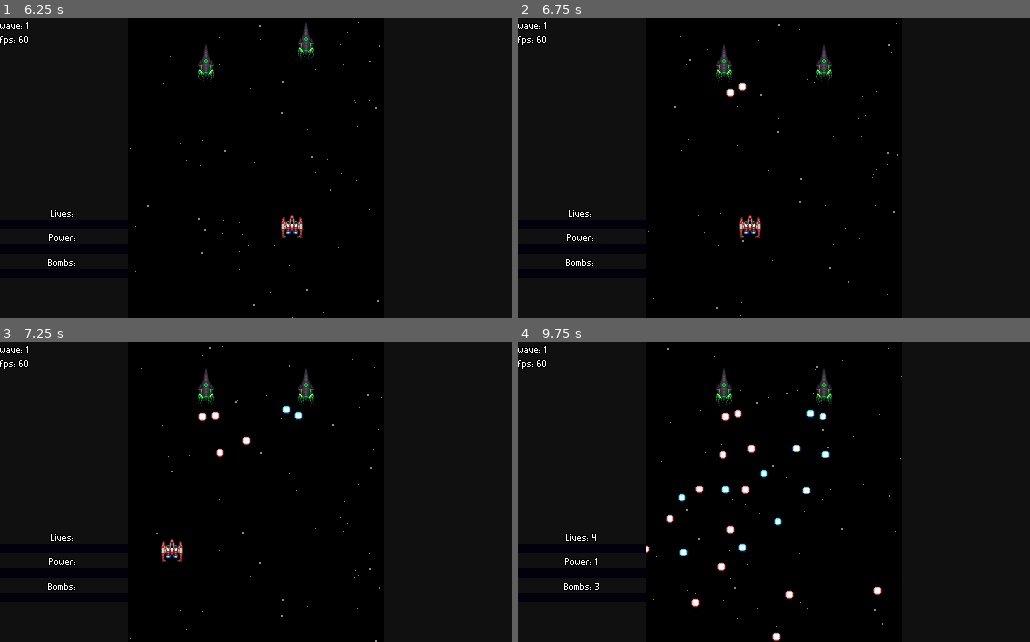
Above: before the commit, frames 1-4 (two rows, left to right).
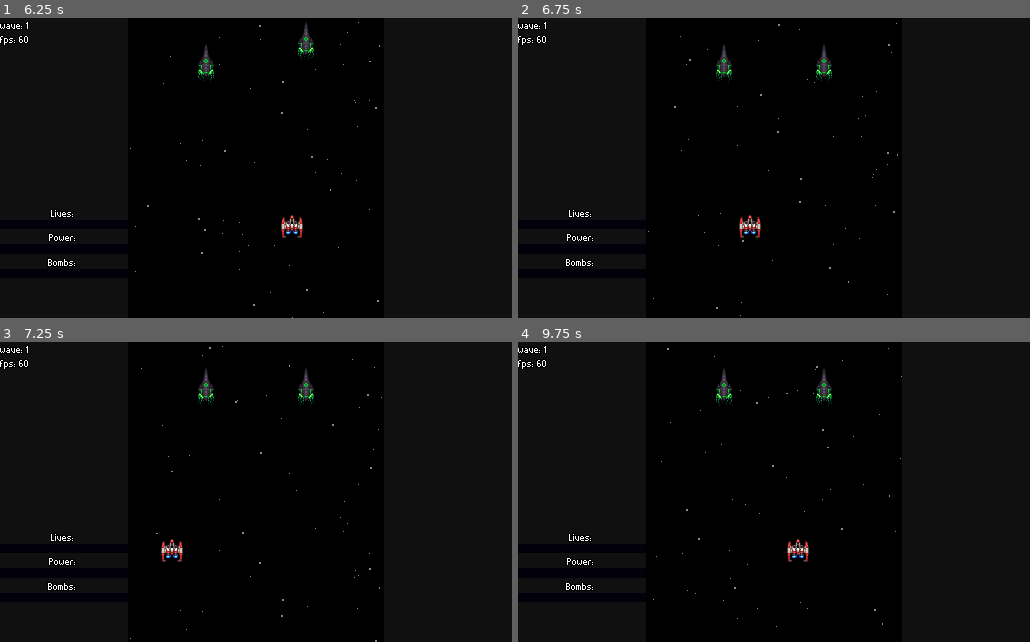
Above: after the commit, the same moments.

Repository: rockrick1/galaxy-stride
Game: Godot game, scene res://menus/main_menu.tscn
The game is run twice, just before and just after one commit, with the same random seed, the same clock (stepped at 60 frames per second) and the same inputs.
Inputs (mouse positions are in pixels of both pictures, inside the frame that each line leads up to):
- Up to frame 1 (6.25 s): click "New Game" at 0.5 s; click "New Game" at 1.25 s; move the mouse to (368, 153) at 2.02 s; hold Right (ui_right) 2.03-2.75 s; click (230, 138) at 2.75 s; move the mouse to (153, 183) at 3.52 s; hold Down (ui_down) 3.53-4.28 s; tap Enter at 4.25 s; move the mouse to (307, 102) at 4.27 s; hold Right (ui_right) 4.28-5.03 s; move the mouse to (230, 228) at 5.02 s; hold Up (ui_up) 5.03-5.78 s; move the mouse to (409, 213) at 5.77 s; hold Left (ui_left) from 5.78 s (still down)
- Up to frame 2 (6.75 s): keep holding Left (ui_left); move the mouse to (620, 123) at 6.52 s
- Up to frame 3 (7.25 s): keep holding Left (ui_left)
- Up to frame 4 (9.75 s): move the mouse to (799, 492) at 7.27 s; release Left (ui_left) at 7.28 s; hold Down (ui_down) 7.28-8.03 s; move the mouse to (697, 417) at 8.02 s; hold Right (ui_right) 8.03-8.78 s; move the mouse to (886, 477) at 8.77 s; hold Up (ui_up) 8.78-9.53 s; move the mouse to (671, 507) at 9.52 s; hold Right (ui_right) from 9.53 s (still down)

Frame 1 is identical in both runs. In frame 2, less than 0.1% of the frame differs, in the area x 40-45%, y 21-27%; in frame 3, 0.2%; in frame 4, 1.3%, in the area x 8-72%, y 22-100%.
Error after the commit: Invalid call. Nonexistent function 'get_size' in base 'Nil'. (res://characters/bullet_generator.gd:283)

Commit message:
initial refactor code

Diff:
--- a/characters/bullet_generator.gd
+++ b/characters/bullet_generator.gd
@@ -12,6 +12,15 @@
 var modul = false
 
 var active_projectiles = []
+
+# Variables to be used in bullet spawning
+onready var origin := get_node("Center") as Position2D
+onready var shared_area := get_node("SharedArea") as Area2D
+
+# The array of live bullets in this generator
+var bullets : Array = []
+
+export (Image) var bullet_image
 
 """
 Variables: {
@@ -93,7 +102,7 @@
 
 
 # Sets the patterns parameters
-func set_params(params, proj_type, start_delay):
+func set_params(params, _proj_type, _start_delay):
 	self.proj_type = proj_type
 	self.start_delay = start_delay
 	$StartTimer.wait_time = start_delay
@@ -144,7 +153,7 @@
 	$FireRate.wait_time = 1/float(fire_rate * modifier)
 
 
-func set_spin_speed(speed, modifier):
+func set_spin_speed(speed, _modifier):
 	base_spin_speed = speed
 	spin_speed = speed
 
@@ -191,21 +200,100 @@
 		Tween.TRANS_QUAD, Tween.EASE_IN_OUT)
 		$SpinSpeed.start()
 
+
+func update_diff(overall_diff):
+	"""
+	Currently moddable attributes are:
+		fire rate
+		bullet speed
+		bullets per array
+	"""
+
+	if overall_diff > 1:
+		mod_bullet_speed = pow(overall_diff, 0.0503) - 1
+		if overall_diff < 200:
+			mod_bullet_speed = mod_bullet_speed / pow(200/overall_diff, 0.7)
+
+		mod_spin_speed = 1
+		set_spin_speed(base_spin_speed, mod_spin_speed)
+
+		mod_fire_rate = (log(overall_diff) / log(10)) / 2
+		if mod_fire_rate <= 1:
+			mod_fire_rate = 1
+		set_fire_rate(fire_rate, mod_fire_rate)
+
+	if overall_diff < 300:
+		mod_bullets_per_array = 0
+	else:
+		mod_bullets_per_array = 1
+
+
+# Register a new bullet in the array
+func spawn_bullet(i_movement: Vector2, speed: float) -> void:
+
+	# Create the bullet instance
+	var bullet : Bullet = Bullet.new()
+	bullet.movement_vector = i_movement
+	bullet.speed = speed
+	bullet.current_position = origin.position
+
+	# Configure its collision
+	_create_bullet_collision(bullet)
+
+	# Register to the array
+	bullets.append(bullet)
+
+
+################################################################################
+
+
+func _on_FireRate_timeout():
+	can_shoot = true
+
+
+func _on_LifeTimer_timeout():
+	die()
+
+
+func die():
+	queue_free()
+
+
+func _on_StartTimer_timeout():
+	print("SOU UM GENERATOR, VOU COMEÇAR, COM LICENÇA " + proj_type)
+	start()
+
+
+func _create_bullet_collision(bullet: Bullet) -> void:
+	# Step 1
+	var used_transform := Transform2D(0, position)
+	used_transform.origin = bullet.current_position
+
+	# Step 2
+	var _circle_shape = Physics2DServer.circle_shape_create()
+	Physics2DServer.shape_set_data(_circle_shape, 8)
+	# Add the shape to the shared area
+	Physics2DServer.area_add_shape(shared_area.get_rid(), _circle_shape, used_transform)
+
+	# Step 3
+	bullet.shape_id = _circle_shape
+
+
+func _draw() -> void:
+	var offset = bullet_image.get_size() / 2.0
+	for i in range(0, bullets.size()):
+		var bullet = bullets[i]
+		draw_texture(
+			bullet_image,
+			bullet.current_position - offset
+		)
+
+
 func _process(delta):
-#	print(get_name(), ': ', spin_speed, ' ', base_spin_speed)
-#	print(get_name(), ': ', base_spin_speed,': ', current_rotation, ' -> ', fmod(current_rotation + spin_speed*delta, 360))
-#	print(get_name(), ': ', spin_speed)
 	current_rotation = fmod(current_rotation + (spin_speed * mod_spin_speed)*delta, 360)
 	if spin_variation != 0:
 		change_current_spin_speed()
-#	print(spin_speed)
-
-#	if DEBUG:
-#		print(get_name(), ': ', $FireRate.wait_time, ' ')
-#	if current_rotation > 360 or current_rotation :
-#		current_rotation -= 360
 	if shooting and can_shoot:
-#		print(get_name(), ': ', spin_speed, ' ', base_spin_speed)
 		can_shoot = false
 		$FireRate.start()
 
@@ -244,51 +332,40 @@
 				proj_instance.generator = self
 				proj_instance.speed = bullet_speed + mod_bullet_speed
 				proj_instance.set_life(bullet_life)
-#				proj_instance.get_node("Sprite").set_self_modulate(bullet_color)
+				# proj_instance.get_node("Sprite").set_self_modulate(bullet_color)
 				stage.add_child_below_node(character, proj_instance)
 
 			start_angle += total_array_spread
 
 
-func update_diff(overall_diff):
-	"""
-	Currently moddable attributes are:
-		fire rate
-		bullet speed
-		bullets per array
-	"""
-
-	if overall_diff > 1:
-		mod_bullet_speed = pow(overall_diff, 0.0503) - 1
-		if overall_diff < 200:
-			mod_bullet_speed = mod_bullet_speed / pow(200/overall_diff, 0.7)
-
-		mod_spin_speed = 1
-		set_spin_speed(base_spin_speed, mod_spin_speed)
-
-		mod_fire_rate = (log(overall_diff) / log(10)) / 2
-		if mod_fire_rate <= 1:
-			mod_fire_rate = 1
-		set_fire_rate(fire_rate, mod_fire_rate)
-
-	if overall_diff < 300:
-		mod_bullets_per_array = 0
-	else:
-		mod_bullets_per_array = 1
-
-
-func _on_FireRate_timeout():
-	can_shoot = true
-
-
-func _on_LifeTimer_timeout():
-	die()
-
-
-func die():
-	queue_free()
-
-
-func _on_StartTimer_timeout():
-	print("SOU UM GENERATOR, VOU COMEÇAR, COM LICENÇA " + proj_type)
-	start()
+func _physics_process(delta) -> void:
+	var used_transform = Transform2D()
+	# var bullets_queued_for_destruction = []
+
+	for i in range(0, bullets.size()):
+
+		# Calculate the new position
+		var bullet = bullets[i] as Bullet
+		var movement : Vector2 = (
+			bullet.movement_vector.normalized() *
+			bullet.speed *
+			delta
+		)
+
+		# Move the Bullet
+		bullet.current_position += movement
+		used_transform.origin = bullet.current_position
+		Physics2DServer.area_set_shape_transform(
+			shared_area.get_rid(), i, used_transform
+		)
+
+		# Delete bullet
+		var bullet_collided = false
+		if bullet_collided:
+			Physics2DServer.free_rid(bullet.texture)
+			bullets.erase(bullet)
+
+		# Add the delta to the bullet's lifetime
+		bullet.lifetime += delta
+	# Redraw everything
+	update()
--- a/characters/bullet_generator.tscn
+++ b/characters/bullet_generator.tscn
@@ -13,6 +13,9 @@
 
 [node name="StartTimer" type="Timer" parent="."]
 one_shot = true
+
+[node name="SharedArea" type="Area2D" parent="."]
+
 [connection signal="timeout" from="FireRate" to="." method="_on_FireRate_timeout"]
 [connection signal="timeout" from="LifeTimer" to="." method="_on_LifeTimer_timeout"]
 [connection signal="timeout" from="StartTimer" to="." method="_on_StartTimer_timeout"]
--- a/project.godot
+++ b/project.godot
@@ -8,8 +8,14 @@
 
 config_version=4
 
-_global_script_classes=[  ]
+_global_script_classes=[ {
+"base": "Reference",
+"class": "Bullet",
+"language": "GDScript",
+"path": "res://projectiles/bullet.gd"
+} ]
 _global_script_class_icons={
+"Bullet": ""
 }
 
 [application]
--- /dev/null
+++ b/projectiles/bullet.gd
@@ -0,0 +1,9 @@
+# generic bullet class
+class_name Bullet
+extends Reference
+
+var movement_vector : Vector2
+var current_position : Vector2
+var lifetime : float
+var speed : float
+var texture : RID
